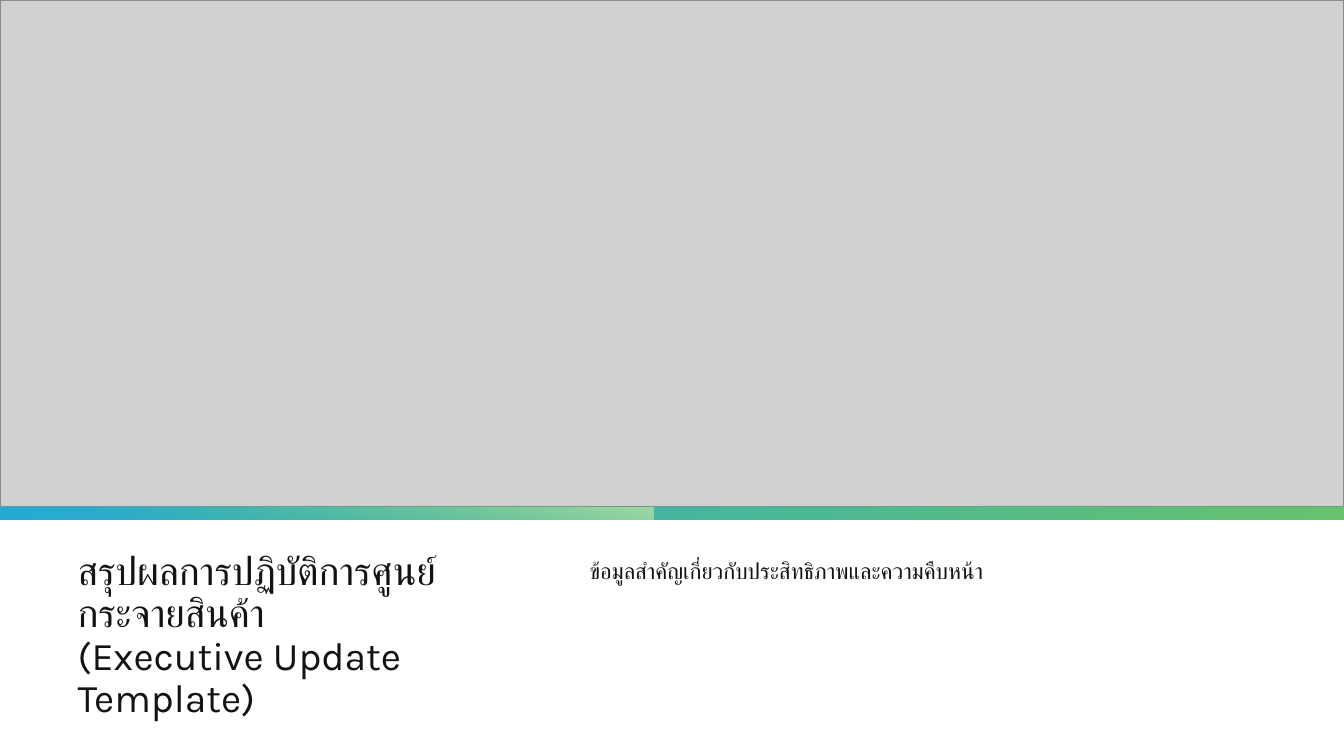
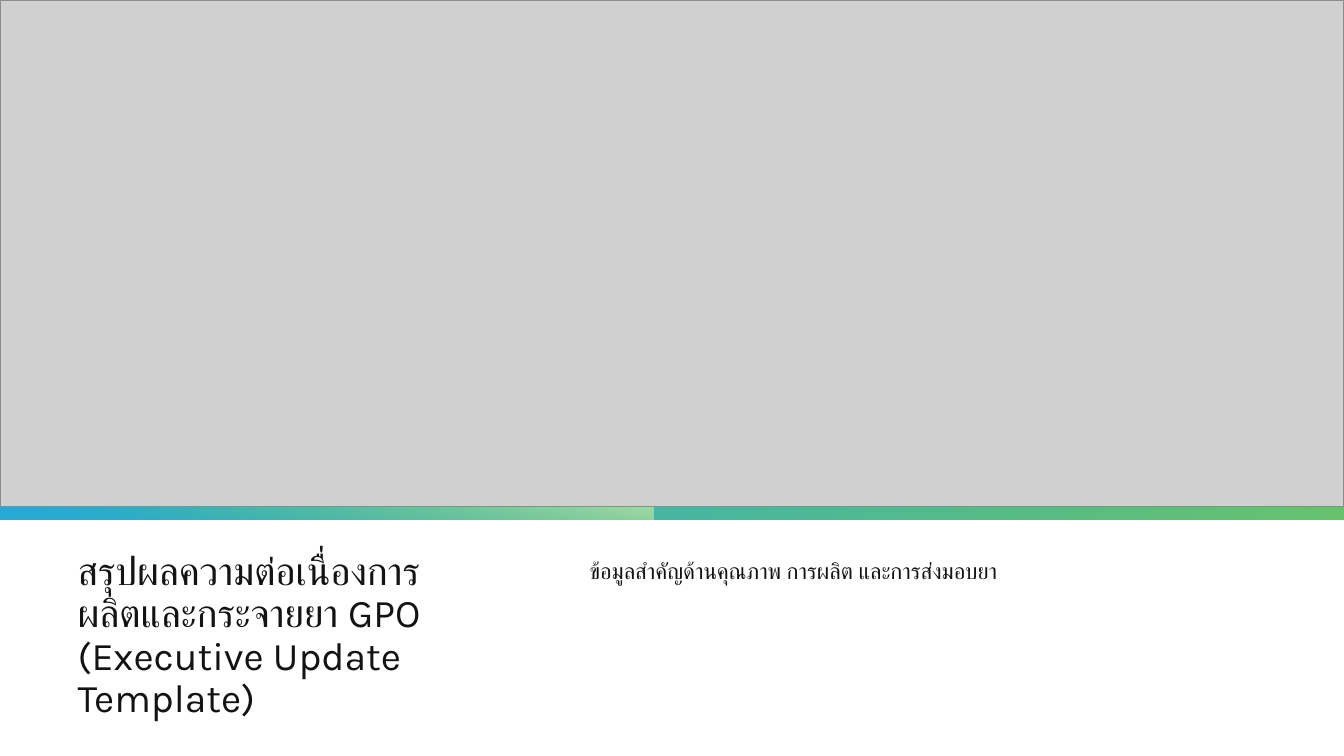
Before and after one commit to teerasej/ai-for-everyone, a slide deck: slide 1 of files/CPALL_Lab_PPT_Executive_Update_Template.pptx. Drawn at 1344x756 pixels with LibreOffice and Linux fonts; fonts in the diff are those of the drawing; grey boxes stand for pictures. Boxes give left, top, right and bottom in pixels: in the first picture for what was removed or moved away, otherwise in the second. Text is boxed around its words. In the diff, an @@ line names an element or a change of style, - is before the commit and + after.

```diff
--- a/files/CPALL_Lab_PPT_Executive_Update_Template.pptx
+++ b/files/CPALL_Lab_PPT_Executive_Update_Template.pptx
@@ title at box(78, 554, 420, 722): text changed @@
-สรุปผลการปฏิบัติการศูนย์กระจายสินค้า (Executive Update Template)
+สรุปผลความต่อเนื่องการผลิตและกระจายยา GPO (Executive Update Template)
@@ text at box(590, 561, 998, 586): text changed @@
-ข้อมูลสำคัญเกี่ยวกับประสิทธิภาพและความคืบหน้า
+ข้อมูลสำคัญด้านคุณภาพ การผลิต และการส่งมอบยา
```
Also in this commit, not shown: 5 other slides changed, 8 other files.
